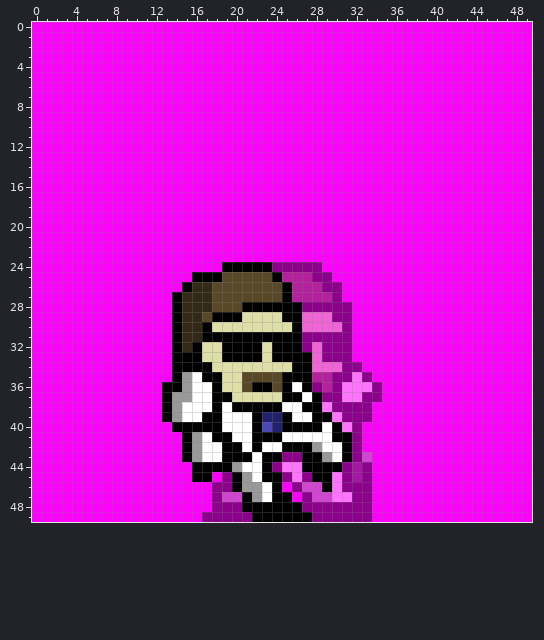
Pixel-art sprite: Graphics/Knights/miamiknight/miami_knight_dodge.png. The picture above was drawn from the file before the commit.
The file is 50x50 pixels.
After the commit:
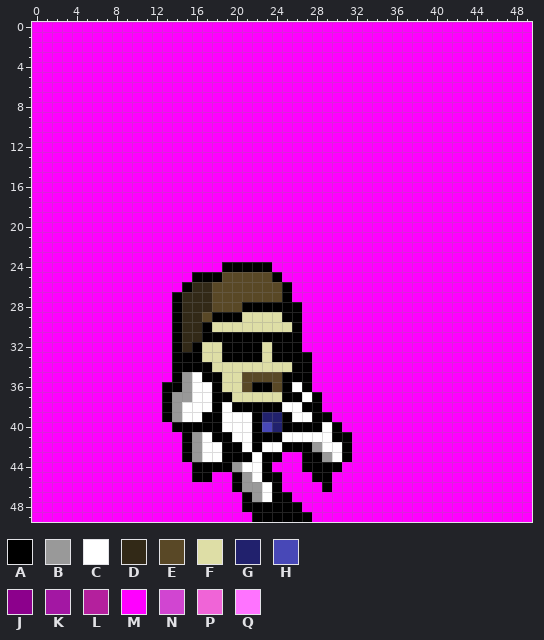
Palette (. is transparent): A #000000  B #999999  C #ffffff  D #322917  E #594826  F #dedea6  G #21216d  H #4848b7  J #8c008c  K #a317a3  L #b4209d  M #ff00ff  N #d145d1  P #f064d7  Q #ff73ff
What changed:
The edit turns colour J into colour M in row 24 at x 24 to 28; in row 25 at x 28 to 29; in row 26 at x 29 to 30; in row 27 at x 30; in row 28 at x 27 to 31; in row 29 at x 30 to 31.
The edit turns colour J into colour M in row 30 at x 31; in row 31 at x 27 to 31; in row 32 at x 27 and 29 to 31; in row 33 at x 29 to 31; in row 34 at x 31 to 32; in row 35 at x 30 to 31 and 33.
The edit turns colour J into colour M in row 36 at x 28, 30 and 34; in row 37 at x 29 to 30 and 33 to 34; in row 38 at x 30 to 33; in row 39 at x 31 to 33; in rows 40 to 42 at x 32; in row 43 at x 25 to 26 and 32.
The edit turns colour J into colour M in row 44 at x 24, 31 and 33; in row 45 at x 19, 25, 27, 31 and 33; in row 46 at x 18 to 19, 26 and 31 to 33; in row 47 at x 18, 27 and 32 to 33; in row 48 at x 18 to 20 and 27 to 33; in row 49 at x 17 to 21 and 28 to 33.
The edit turns colour K into colour M in rows 44 to 45 at x 32.
The edit turns colour L into colour M in row 25 at x 25 to 27; in row 26 at x 26 to 28; in row 27 at x 26 to 29; in row 35 at x 28 to 29; in row 36 at x 29.
The edit turns colour N into colour M in row 43 at x 33; in row 46 at x 27 to 28; in row 47 at x 19 to 20 and 28 to 29.
The edit turns colour P into colour M in row 29 at x 27 to 29; in row 30 at x 27 to 30; in rows 32 to 33 at x 28; in row 34 at x 28 to 30.
The edit turns colour Q into colour M in row 35 at x 32; in row 36 at x 31 to 33; in row 37 at x 31 to 32; in row 38 at x 29; in row 39 at x 30; in row 40 at x 31.
The edit turns colour Q into colour M in row 44 at x 25 to 26; in row 45 at x 26 and 30; in row 46 at x 30; in row 47 at x 30 to 31.
Pixel boxes of the changes (left, top, right, bottom) in both pictures:
changed: (202, 262, 382, 522)
